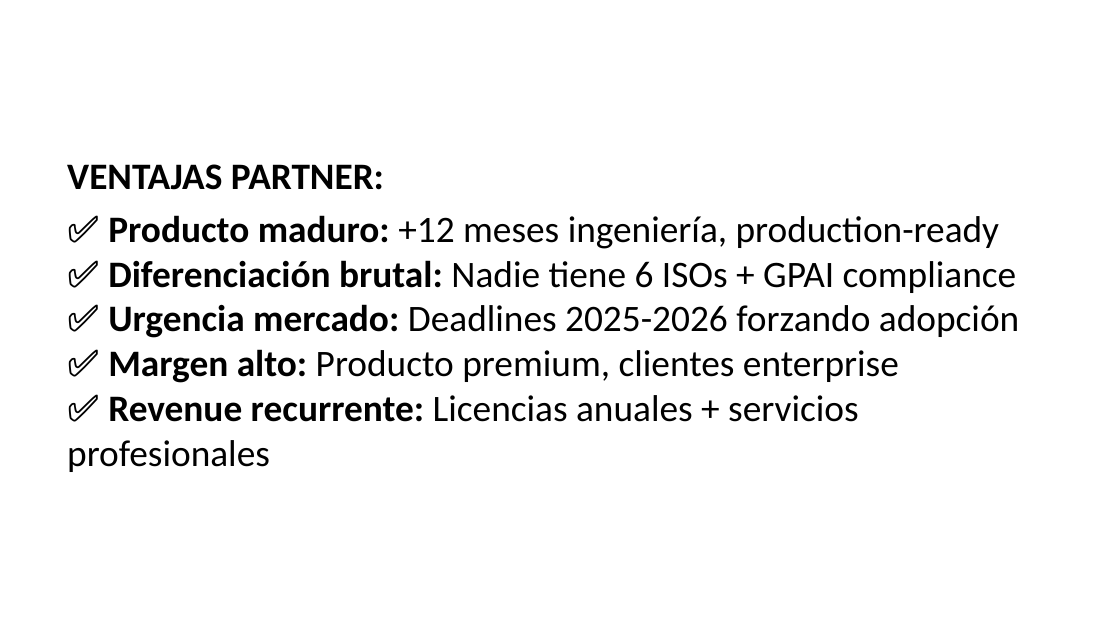
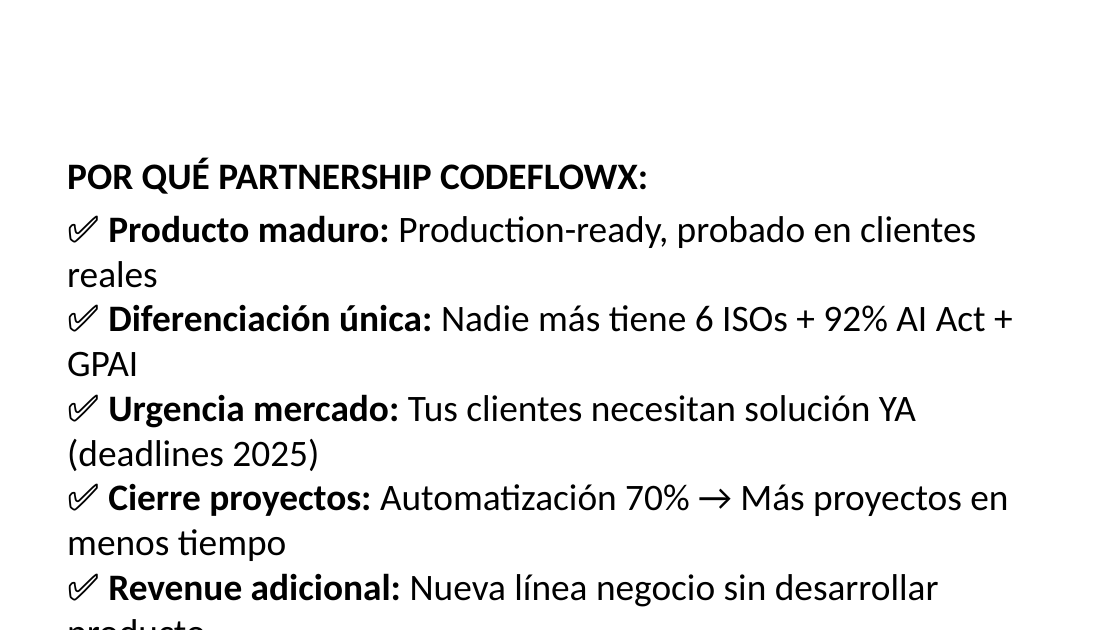
Before and after one commit to codeflowx-ai/codeflowx-govern-web, a slide deck: slide 17 of docs/lanzamiento/PRESENTACION_PARTNERS_TECNOLOGICOS.pptx. Drawn at 1120x630 pixels with LibreOffice and Linux fonts; fonts in the diff are those of the drawing. Boxes give left, top, right and bottom in pixels: in the first picture for what was removed or moved away, otherwise in the second. Text is boxed around its words. In the diff, an @@ line names an element or a change of style, - is before the commit and + after.

```diff
--- a/docs/lanzamiento/PRESENTACION_PARTNERS_TECNOLOGICOS.pptx
+++ b/docs/lanzamiento/PRESENTACION_PARTNERS_TECNOLOGICOS.pptx
@@ text at box(67, 158, 1008, 607): text changed @@
-VENTAJAS PARTNER:
-✅ Producto maduro: +12 meses ingeniería, production-ready
-✅ Diferenciación brutal: Nadie tiene 6 ISOs + GPAI compliance
-✅ Urgencia mercado: Deadlines 2025-2026 forzando adopción
-✅ Margen alto: Producto premium, clientes enterprise
-✅ Revenue recurrente: Licencias anuales + servicios profesionales
+POR QUÉ PARTNERSHIP CODEFLOWX:
+✅ Producto maduro: Production-ready, probado en clientes reales
+✅ Diferenciación única: Nadie más tiene 6 ISOs + 92% AI Act + GPAI
+✅ Urgencia mercado: Tus clientes necesitan solución YA (deadlines 2025)
+✅ Cierre proyectos: Automatización 70% → Más proyectos en menos tiempo
+✅ Revenue adicional: Nueva línea negocio sin desarrollar producto
```
Also in this commit, not shown: 2 other slides changed, 1 slide added, 1 slide removed, 2 other files.
